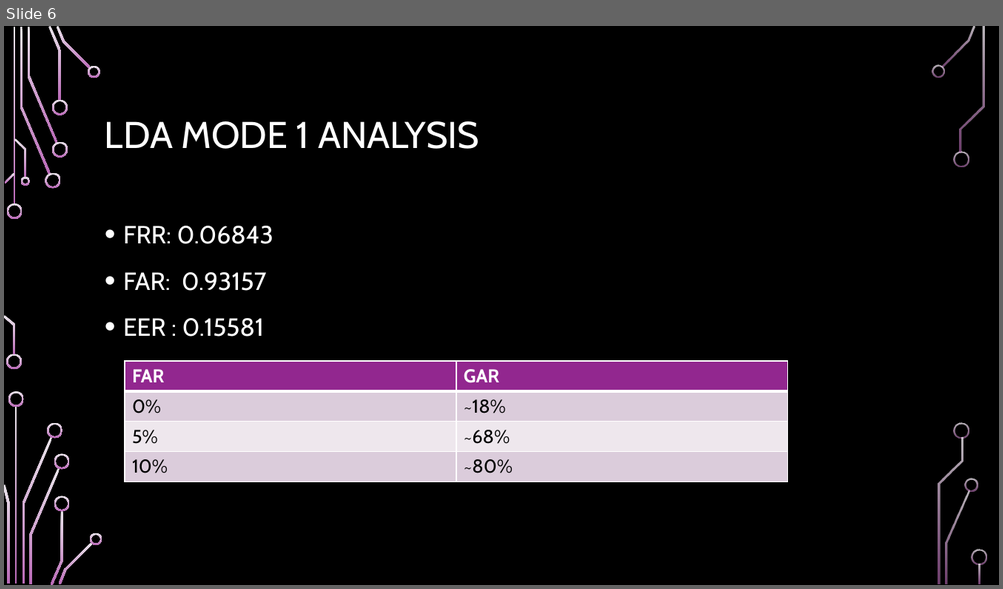
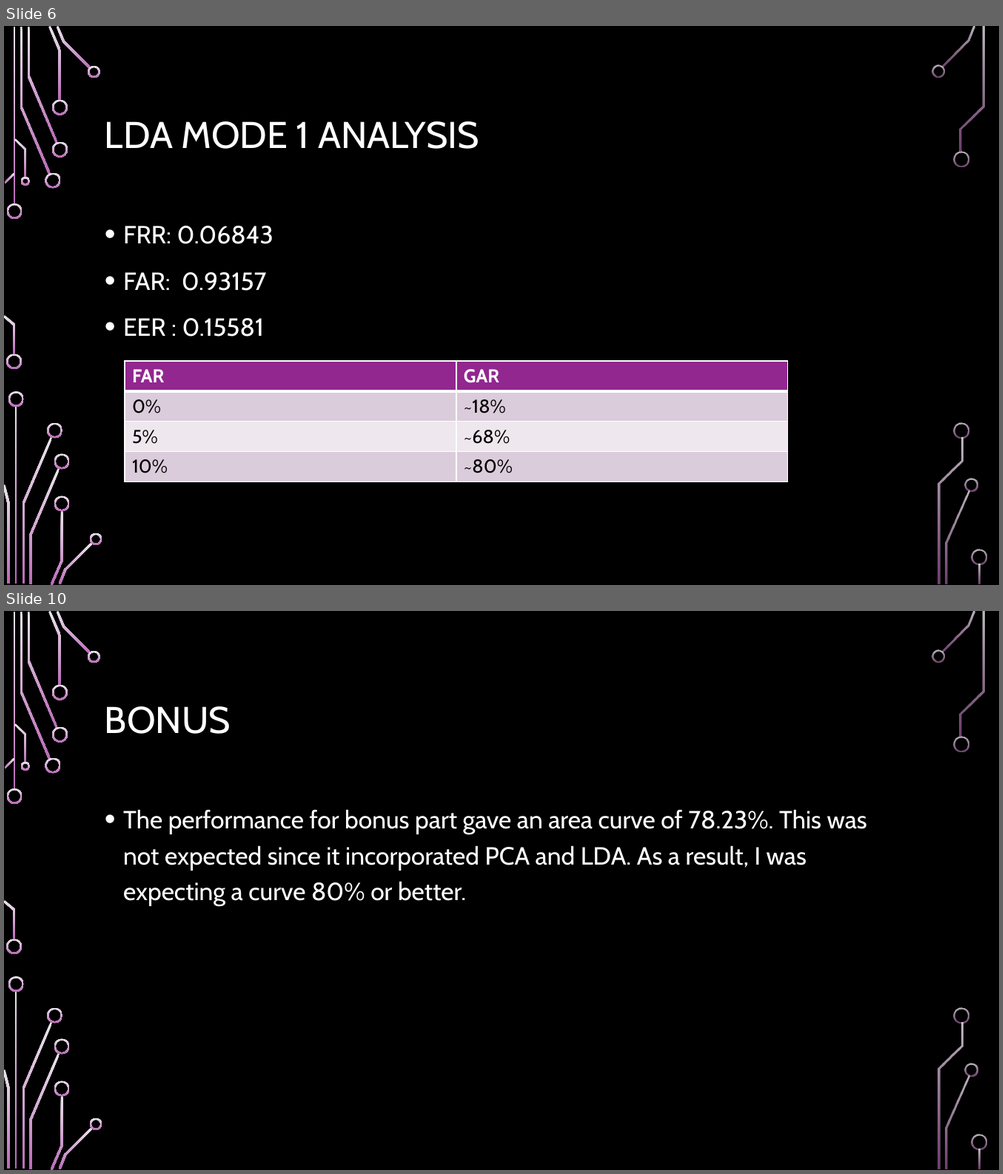
Before and after one commit to santosh500/SupervisedLearning, a slide deck: LDA_Project3/ResultsPresentation.pptx. Shown one above the other, each under a label of ours: slide 6 before the commit, slides 6 and 10 after it; the slides between them are not shown. The pictures are 1003x589 and 1003x1174 pixels, drawn with LibreOffice and Linux fonts; fonts in the diff are those of the drawing; background and template pictures are left out. Boxes give left, top, right and bottom in pixels: in the first picture for what was removed or moved away, otherwise in the second. Text is boxed around its words. In the diff, an @@ line names an element or a change of style, - is before the commit and + after.

```diff
--- a/LDA_Project3/ResultsPresentation.pptx
+++ b/LDA_Project3/ResultsPresentation.pptx
@@ slide 10 added at (4,611,999,1170), background picture (left out); not listed: 36 template elements that a slide beside it also shows @@
@@ title added at (105,706,230,734), 36 pt, text #FFFFFF @@
+BONUS
@@ text added at (123,809,867,906), 24 pt, text #FFFFFF @@
+• The performance for bonus part gave an area curve of 78.23%. This was not expected since it incorporated PCA and LDA. As a result, I was expecting a curve 80% or better.
```
Also in this commit, not shown: 5 slides changed, 4 other files.
